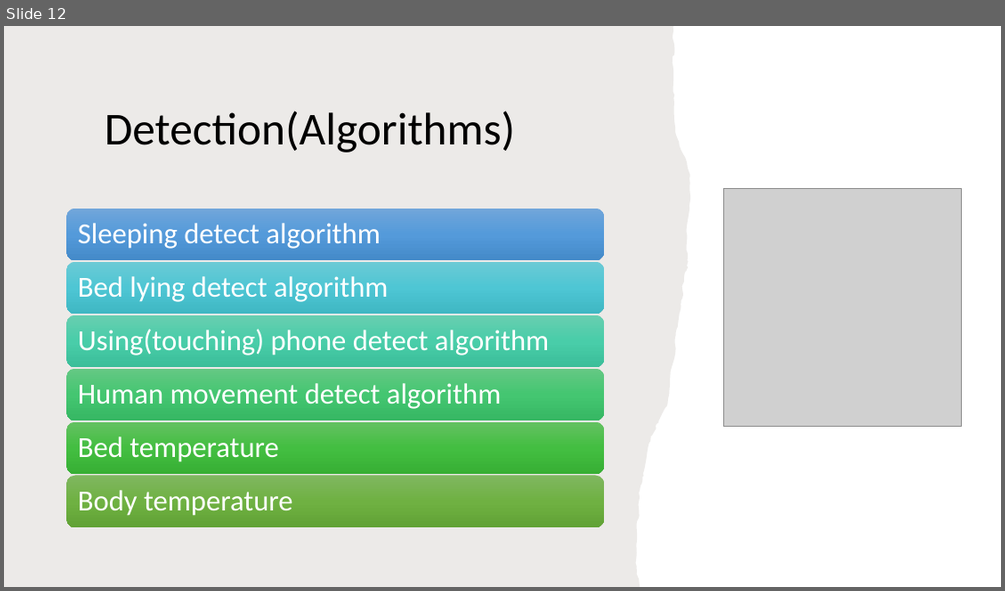
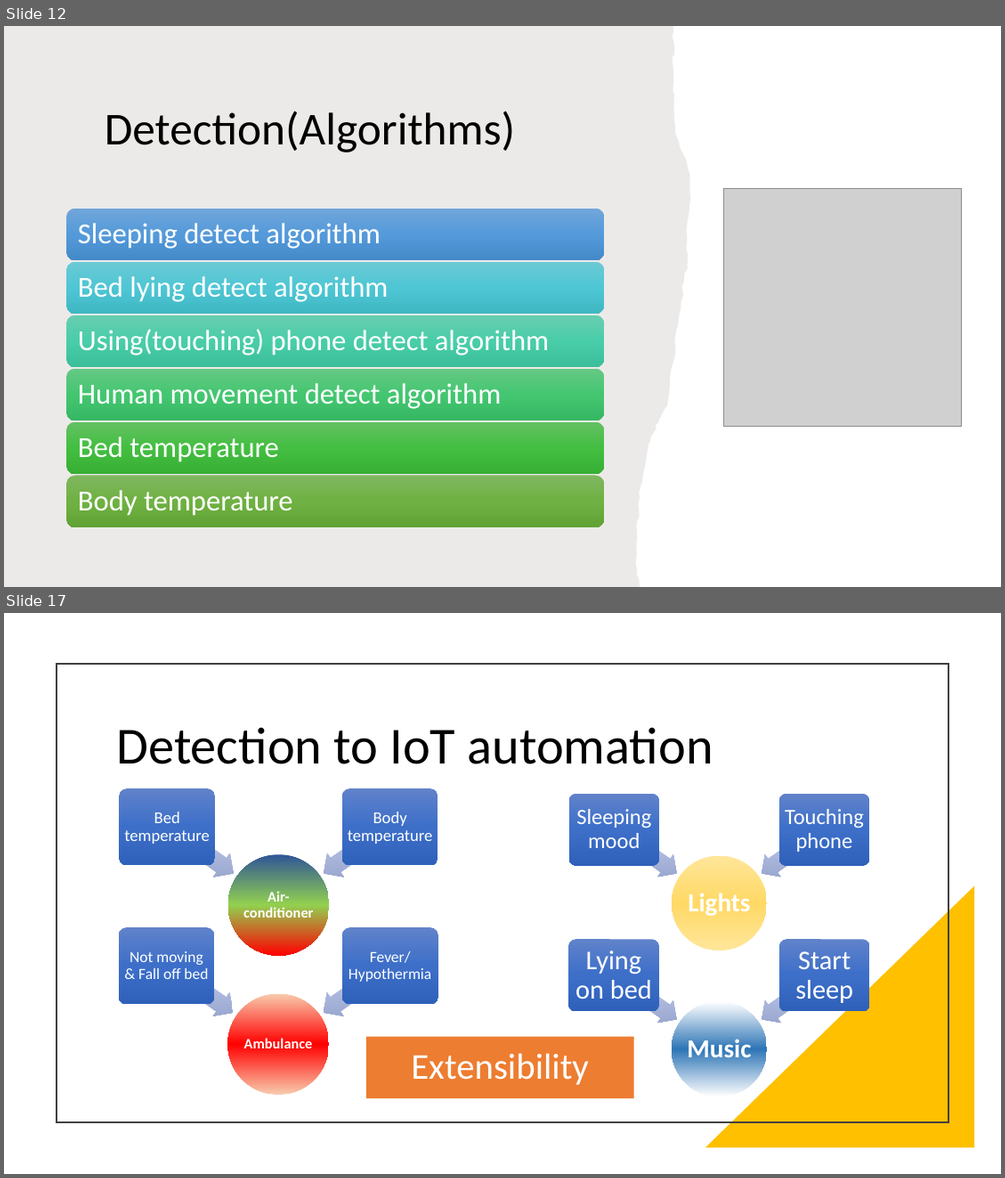
Before and after one commit to smarttommyau/aiot_bedroom, a slide deck: project_documents/P21_pitching_deck_AIoT Bedroom.pptx. Shown one above the other, each under a label of ours: slide 12 before the commit, slides 12 and 17 after it; the slides between them are not shown. The pictures are 1005x591 and 1005x1178 pixels, drawn with LibreOffice and Linux fonts; fonts in the diff are those of the drawing; grey boxes stand for pictures. Boxes give left, top, right and bottom in pixels: in the first picture for what was removed or moved away, otherwise in the second. Text is boxed around its words. In the diff, an @@ line names an element or a change of style, - is before the commit and + after.

```diff
--- a/project_documents/P21_pitching_deck_AIoT Bedroom.pptx
+++ b/project_documents/P21_pitching_deck_AIoT Bedroom.pptx
@@ slide 17 added at [4, 613, 1001, 1174], background #FFFFFF @@
@@ rectangle added at [57, 664, 948, 1122], outline #404040 1.5 pt @@
@@ title added at [116, 727, 713, 764], 50 pt, text #000000 @@
+Detection to IoT automation
@@ group added at [119, 788, 437, 956]: 3 texts, 2 left arrows, 2 rounded rectangles, 1 ellipse @@
+Air-conditioner
+Bed temperature
+Body temperature
@@ group added at [569, 793, 870, 950]: 3 texts, 2 left arrows, 2 rounded rectangles, 1 ellipse @@
+Lights
+Sleeping mood
+Touching phone
@@ right triangle added at [705, 886, 975, 1148], fill #FFC000 @@
@@ group added at [119, 928, 437, 1094]: 3 texts, 2 left arrows, 2 rounded rectangles, 1 ellipse @@
+Ambulance
+Not moving
+& Fall off bed
+Fever/
+Hypothermia
@@ group added at [568, 939, 870, 1096]: 3 texts, 2 left arrows, 2 rounded rectangles, 1 ellipse @@
+Music
+Lying on bed
+Start sleep
@@ rectangle added at [366, 1037, 633, 1098], fill #ED7D31 @@
@@ text added at [411, 1053, 589, 1085], 35 pt, text #FFFFFF @@
+Extensibility
```
Also in this commit, not shown: 8 slides changed, 12 other slides added.
